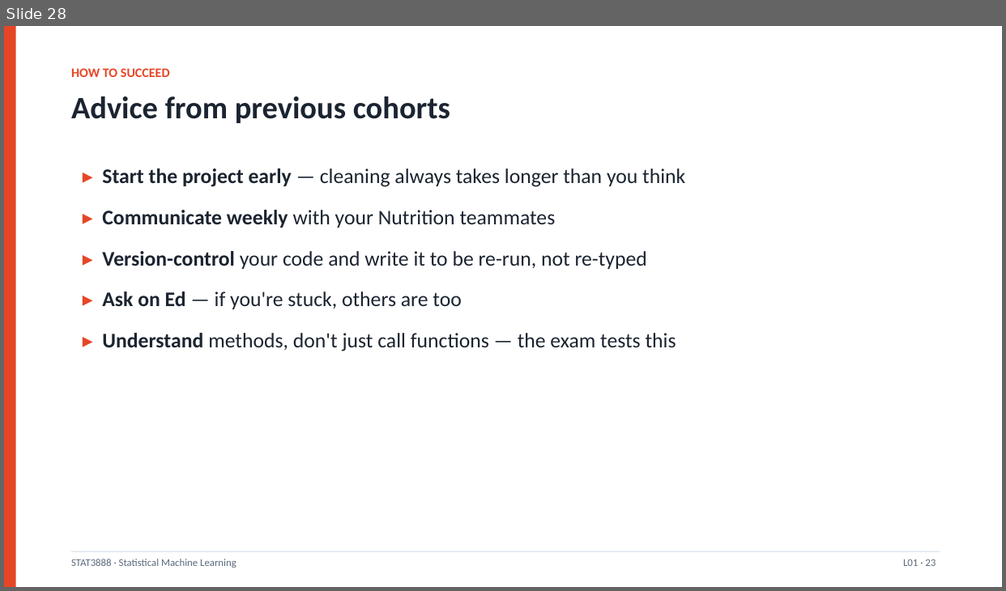
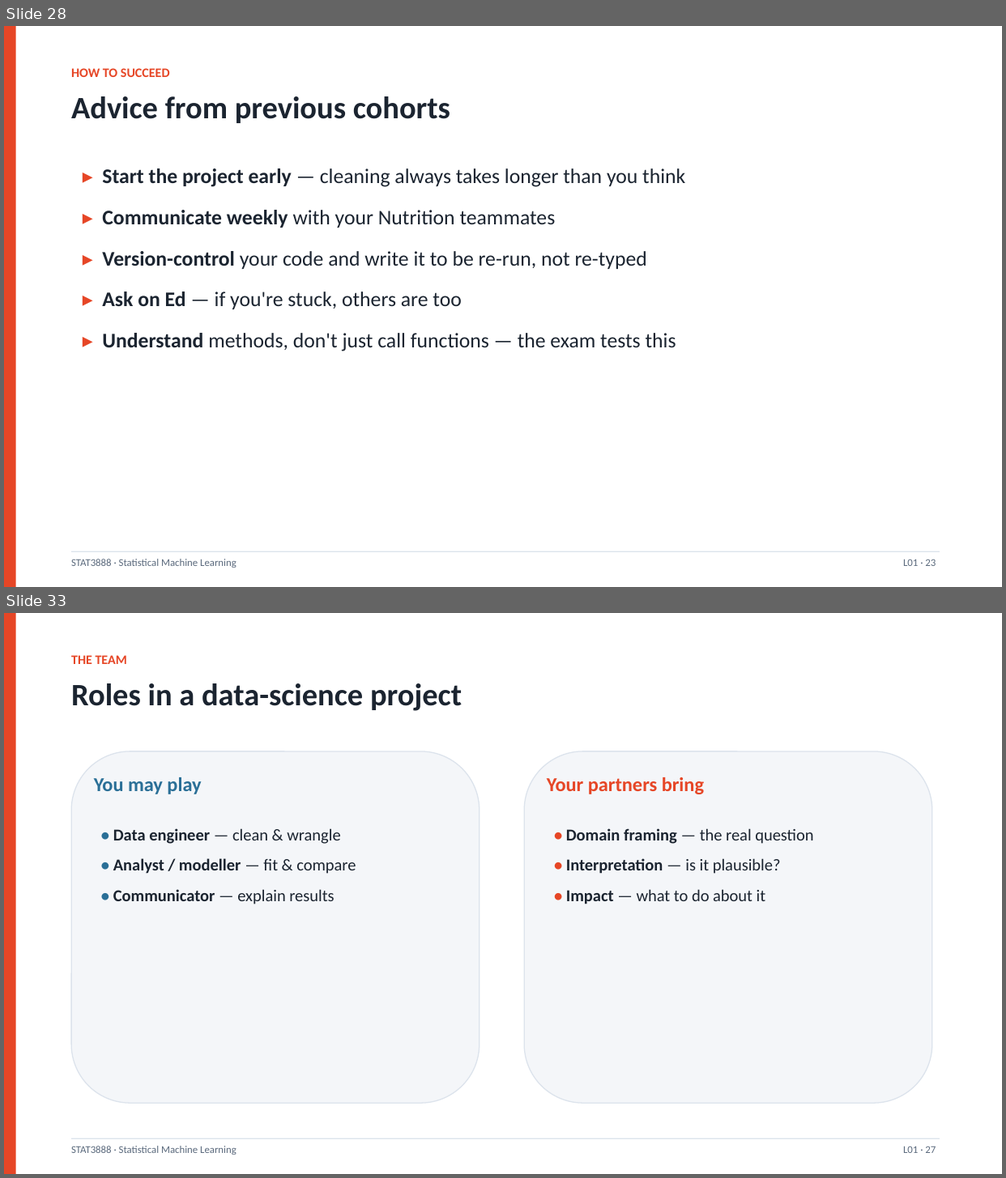
Before and after one commit to liuyizhou0402/data-analysis, a slide deck: STAT3888_course/Lecture01_Introduction.pptx. Shown one above the other, each under a label of ours: slide 28 before the commit, slides 28 and 33 after it; the slides between them are not shown. The pictures are 1006x591 and 1006x1178 pixels, drawn with LibreOffice and Linux fonts; fonts in the diff are those of the drawing. Boxes give left, top, right and bottom in pixels: in the first picture for what was removed or moved away, otherwise in the second. Text is boxed around its words. In the diff, an @@ line names an element or a change of style, - is before the commit and + after.

```diff
--- a/STAT3888_course/Lecture01_Introduction.pptx
+++ b/STAT3888_course/Lecture01_Introduction.pptx
@@ slide 33 added at (x1=4, y1=613, x2=1002, y2=1174), background #FFFFFF @@
@@ rectangle added at (x1=4, y1=613, x2=16, y2=1174), fill #E64626 @@
@@ text added at (x1=71, y1=655, x2=127, y2=664), 12.5 pt, text #E64626, bold @@
+THE TEAM
@@ text added at (x1=71, y1=683, x2=462, y2=711), 30 pt, text #1B2430, bold @@
+Roles in a data-science project
@@ rounded rectangle added at (x1=71, y1=752, x2=479, y2=1103), fill #F4F6F9, outline #DCE3EC 1 pt @@
@@ rounded rectangle added at (x1=524, y1=752, x2=932, y2=1103), fill #F4F6F9, outline #DCE3EC 1 pt @@
@@ text added at (x1=94, y1=777, x2=201, y2=794), 19 pt, text #2A6F97, bold @@
+You may play
@@ text added at (x1=547, y1=777, x2=704, y2=794), 19 pt, text #E64626, bold @@
+Your partners bring
@@ text added at (x1=113, y1=828, x2=356, y2=905), 16 pt, text #1B2430, bold @@
+• Data engineer — clean & wrangle
+• Analyst / modeller — fit & compare
+• Communicator — explain results
@@ text added at (x1=566, y1=828, x2=813, y2=905), 16 pt, text #1B2430 @@
+• Domain framing — the real question
+• Interpretation — is it plausible?
+• Impact — what to do about it
@@ rectangle added at (x1=71, y1=1139, x2=940, y2=1139), fill #DCE3EC @@
@@ text added at (x1=71, y1=1146, x2=236, y2=1155), 10 pt, text #5B6A7D @@
+STAT3888 · Statistical Machine Learning
@@ text added at (x1=903, y1=1146, x2=936, y2=1153), 10 pt, text #5B6A7D @@
+L01 · 27
```
Also in this commit, not shown: 1 slide changed, 31 other slides added, 5 other files.
